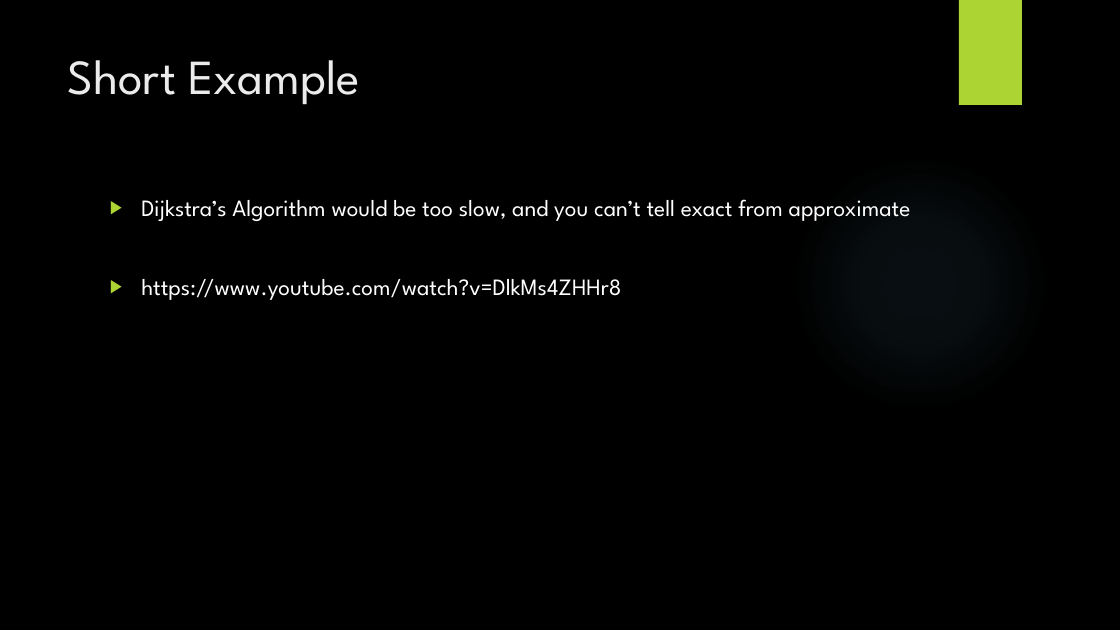
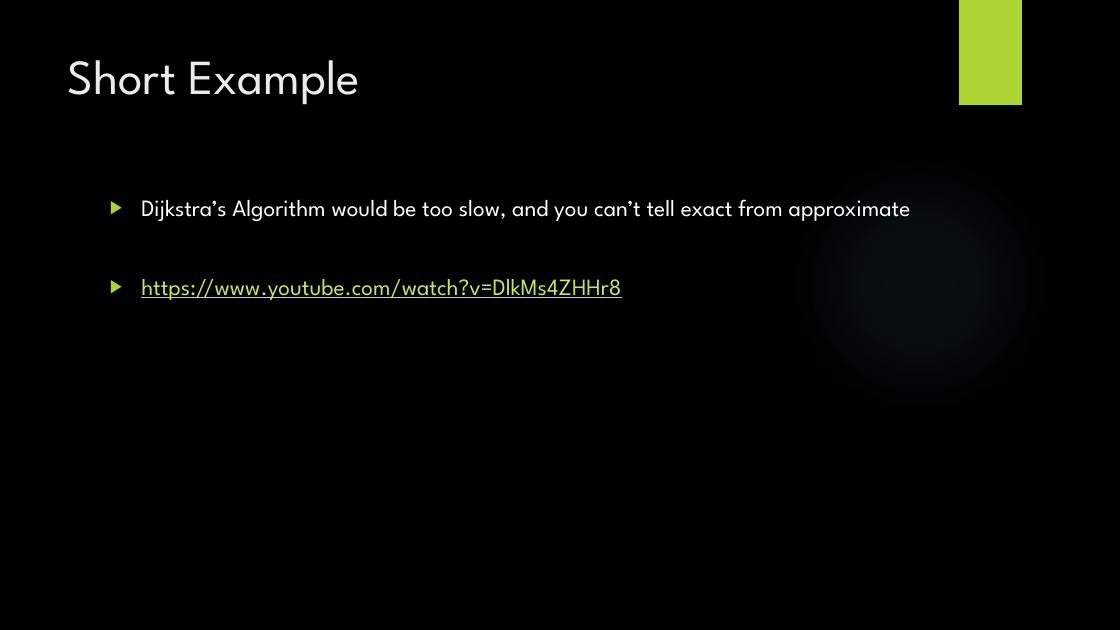
Before and after one commit to StevenPG/GraphTheoryProject2016, a slide deck: slide 16 of Documents/GraphTheoryPresentation.pptx. Drawn at 1120x630 pixels with LibreOffice and Linux fonts; fonts in the diff are those of the drawing; background and template pictures are left out. Boxes give left, top, right and bottom in pixels: in the first picture for what was removed or moved away, otherwise in the second. Text is boxed around its words. In the diff, an @@ line names an element or a change of style, - is before the commit and + after.

Commit message:
Saved with spacing update

```diff
--- a/Documents/GraphTheoryPresentation.pptx
+++ b/Documents/GraphTheoryPresentation.pptx
@@ text at [141,279,621,300]: text colour #FFFFFF to #C4E46E, underline on in "https://www.youtube.com/watch?v=DlkMs4ZHHr8" @@
```
